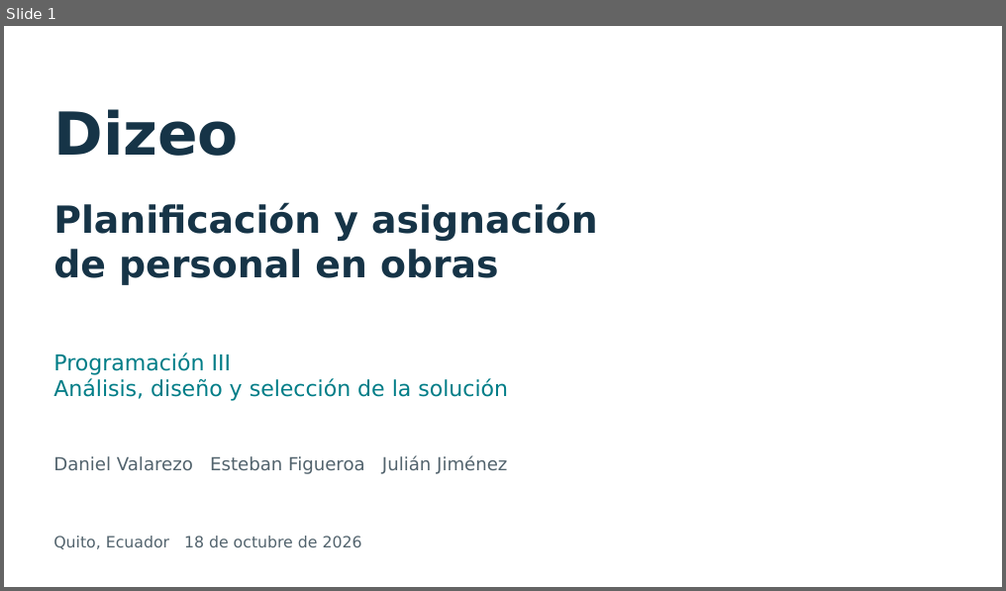
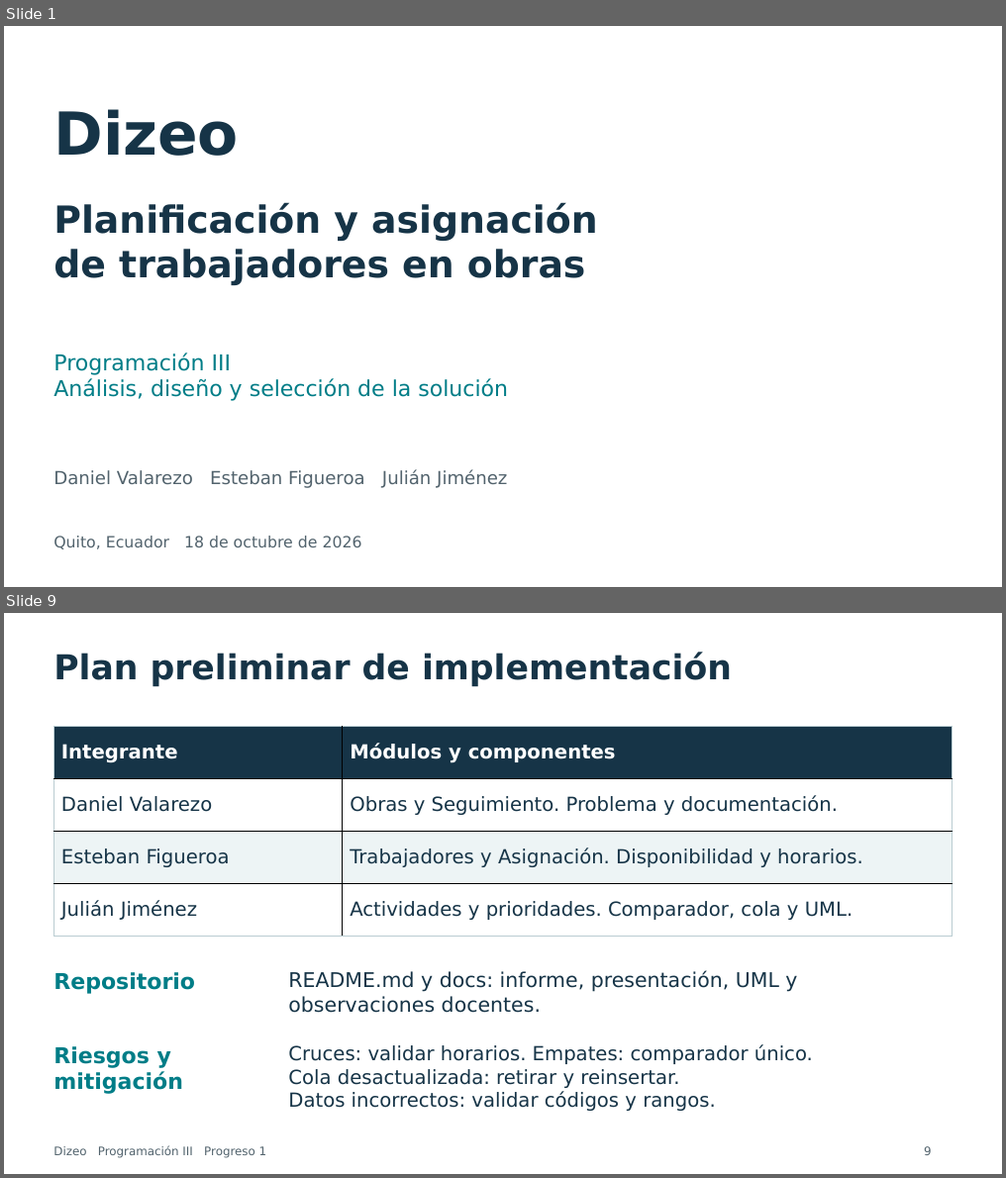
Before and after one commit to dxni999/avanceprogra, a slide deck: docs/presentacion/Presentacion_Dizeo_Progreso1_Final.pptx. Shown one above the other, each under a label of ours: slide 1 before the commit, slides 1 and 9 after it; the slides between them are not shown. The pictures are 1006x591 and 1006x1178 pixels, drawn with LibreOffice and Linux fonts; fonts in the diff are those of the drawing. Boxes give left, top, right and bottom in pixels: in the first picture for what was removed or moved away, otherwise in the second. Text is boxed around its words. In the diff, an @@ line names an element or a change of style, - is before the commit and + after.

```diff
--- a/docs/presentacion/Presentacion_Dizeo_Progreso1_Final.pptx
+++ b/docs/presentacion/Presentacion_Dizeo_Progreso1_Final.pptx
@@ slide 9 added at <box>4,613,1002,1174</box>, background #FFFFFF @@
@@ text added at <box>54,653,732,687</box>, 33 pt, text #163447, bold @@
+Plan preliminar de implementación
@@ table added at <box>54,726,952,937</box>, 4 rows, 2 columns @@
+Integrante | Módulos y componentes
+Daniel Valarezo | Obras y Seguimiento. Problema y documentación.
+Esteban Figueroa | Trabajadores y Asignación. Disponibilidad y horarios.
+Julián Jiménez | Actividades y prioridades. Comparador, cola y UML.
@@ text added at <box>54,972,195,994</box>, 21 pt, text #007D87, bold @@
+Repositorio
@@ text added at <box>288,971,797,1013</box>, 19.5 pt, text #163447 @@
+README.md y docs: informe, presentación, UML y observaciones docentes.
@@ text added at <box>54,1047,183,1094</box>, 21 pt, text #007D87, bold @@
+Riesgos y mitigación
@@ text added at <box>288,1046,813,1111</box>, 18.8 pt, text #163447 @@
+Cruces: validar horarios. Empates: comparador único.
+Cola desactualizada: retirar y reinsertar.
+Datos incorrectos: validar códigos y rangos.
@@ text added at <box>54,1147,267,1158</box>, 11.2 pt, text #52636D @@
+Dizeo Programación III Progreso 1
@@ text added at <box>924,1147,932,1156</box>, 11.2 pt, text #52636D @@
+9
@@ slide 1 changed as well @@
@@ text at <box>54,249,586,285</box>: text changed @@
-de personal en obras
+de trabajadores en obras
@@ text "Daniel Valarezo Esteban Figueroa Julián ...": place and size @@
-text "Daniel Valarezo Esteban Figueroa Julián ..." at <box>54,457,507,474</box>
+text "Daniel Valarezo Esteban Figueroa Julián ..." at <box>54,470,507,488</box>
```
Also in this commit, not shown: 2 other slides changed, 5 other slides added, 7 slides removed, 5 other files.
